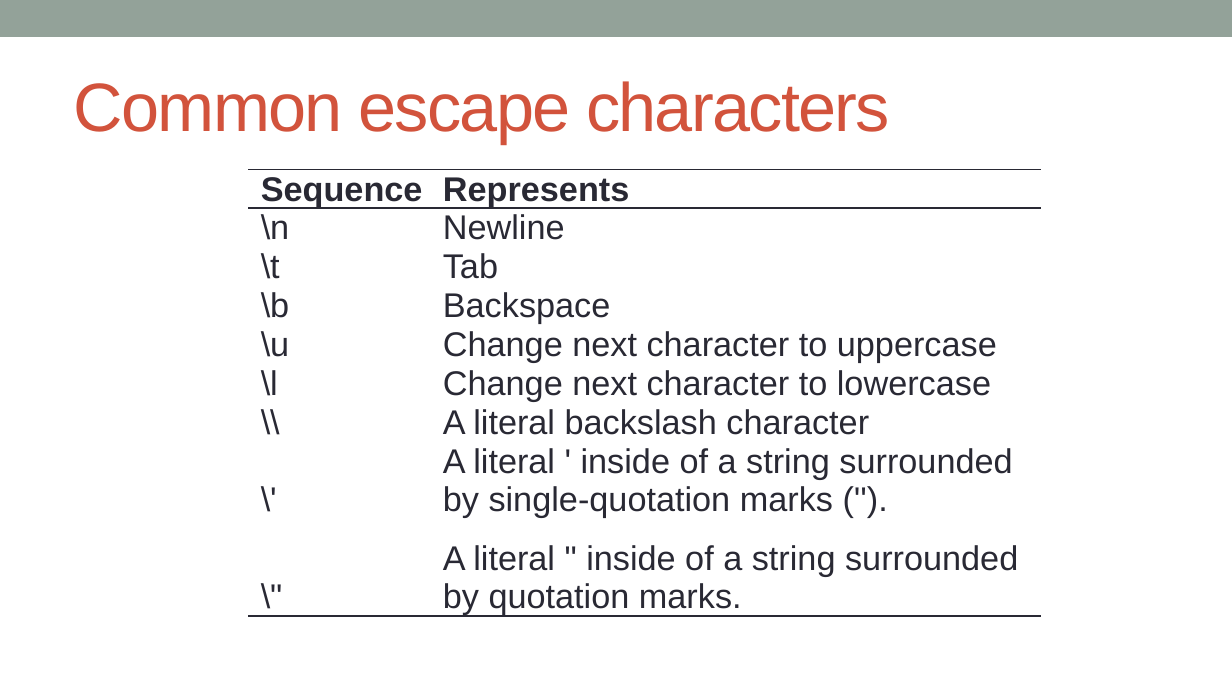
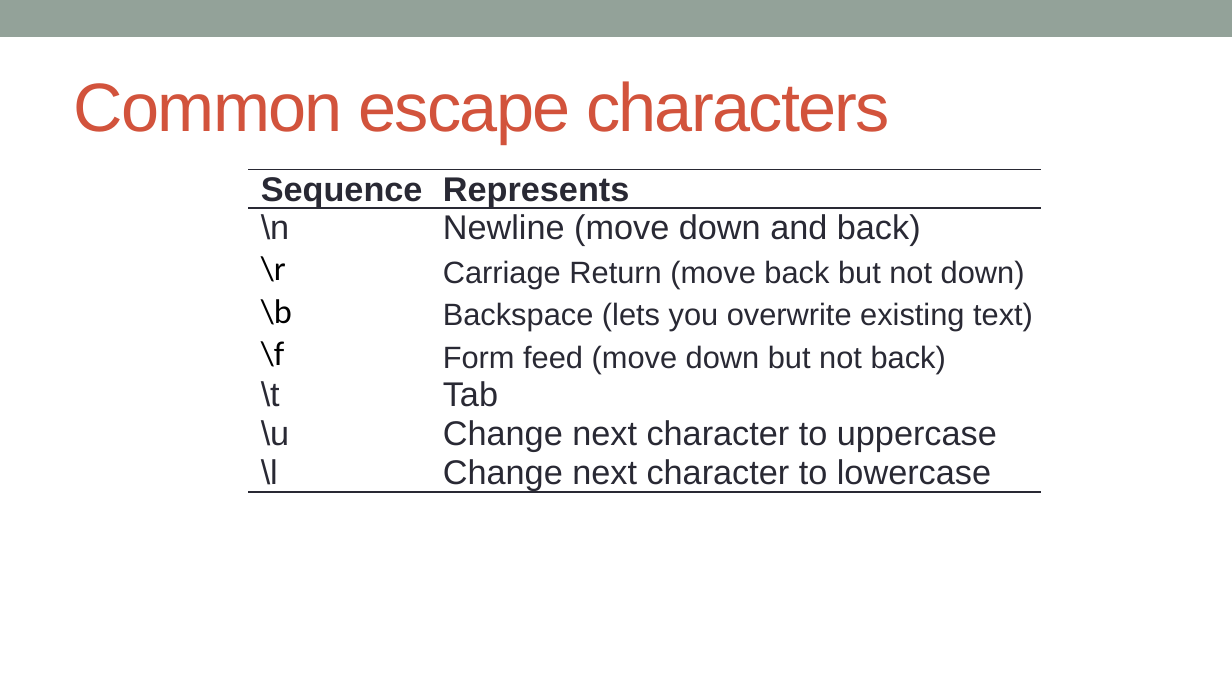
Before and after one commit to kanhu-pcr-code/bioinfo-PERL-course, a slide deck: slide 12 of PPTs/Variables_and_operators.pptx. Drawn at 1232x693 pixels with LibreOffice and Linux fonts; fonts in the diff are those of the drawing. Boxes give left, top, right and bottom in pixels: in the first picture for what was removed or moved away, otherwise in the second. Text is boxed around its words. In the diff, an @@ line names an element or a change of style, - is before the commit and + after.

```diff
--- a/PPTs/Variables_and_operators.pptx
+++ b/PPTs/Variables_and_operators.pptx
@@ table at [249, 169, 1041, 503] @@
-row 2: \n | Newline
+row 2: \n | Newline (move down and back)
+row 3: \r | Carriage Return (move back but not down)
+row 4: \b | Backspace (lets you overwrite existing text)
+row 5: \f | Form feed (move down but not back)
-row 4: \b | Backspace
-row 7: \\ | A literal backslash character
-row 8: \' | A literal ' inside of a string surrounded by single-quotation marks ('').
-row 9: \" | A literal " inside of a string surrounded by quotation marks.
```
Also in this commit, not shown: 4 other slides changed, 1 slide added, 4 other files.
